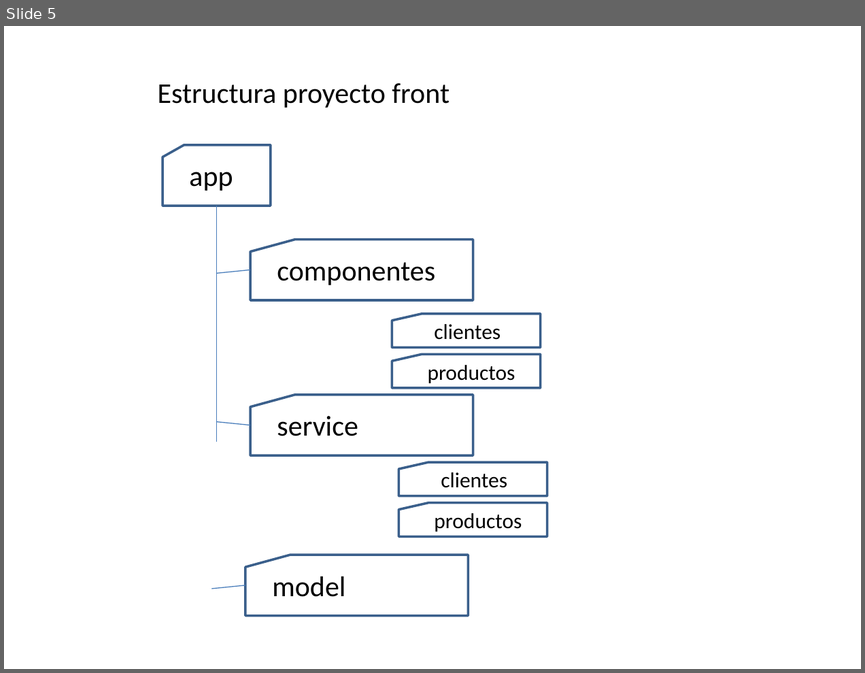
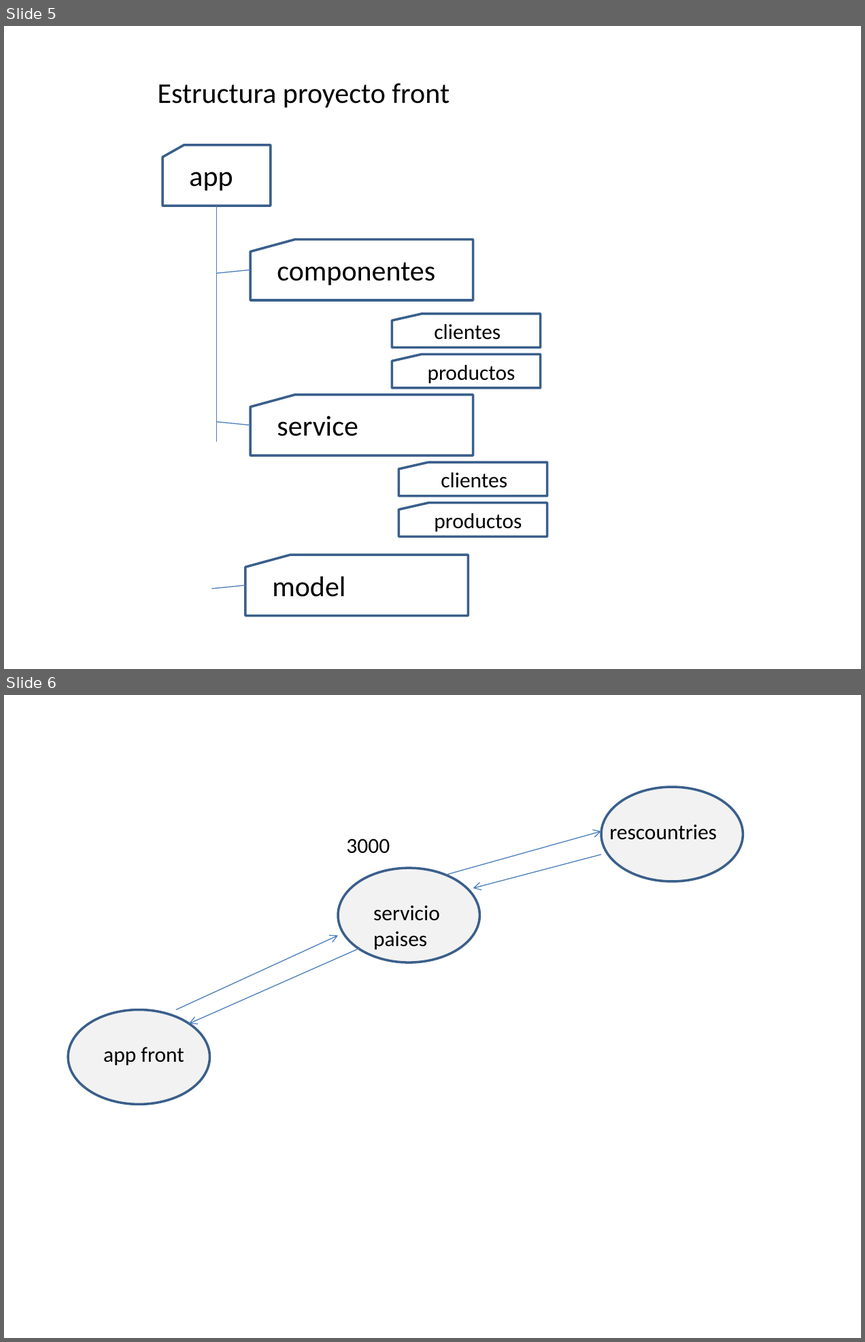
Before and after one commit to amartinsierra/nest2025, a slide deck: pizarra.pptx. Shown one above the other, each under a label of ours: slide 5 before the commit, slides 5 and 6 after it. The pictures are 865x673 and 865x1342 pixels, drawn with LibreOffice and Linux fonts; fonts in the diff are those of the drawing. Boxes give left, top, right and bottom in pixels: in the first picture for what was removed or moved away, otherwise in the second. Text is boxed around its words. In the diff, an @@ line names an element or a change of style, - is before the commit and + after.

```diff
--- a/pizarra.pptx
+++ b/pizarra.pptx
@@ slide 6 added at (x1=4, y1=695, x2=861, y2=1338), background #FFFFFF @@
@@ ellipse added at (x1=601, y1=787, x2=742, y2=881), fill #F2F2F2, outline #3A5F8C 2 pt @@
@@ arrow added from (446, 875) to (601, 831), #4B7EBC 0.75 pt @@
@@ text added at (x1=609, y1=824, x2=717, y2=840), 18 pt, text #000000 @@
+rescountries
@@ text added at (x1=346, y1=838, x2=390, y2=853), 18 pt, text #000000 @@
+3000
@@ arrow added from (601, 854) to (473, 888), #4B7EBC 0.75 pt @@
@@ ellipse added at (x1=338, y1=868, x2=479, y2=962), fill #F2F2F2, outline #3A5F8C 2 pt @@
@@ text added at (x1=373, y1=905, x2=440, y2=949), 18 pt, text #000000 @@
+servicio paises
@@ arrow added from (176, 1009) to (338, 936), #4B7EBC 0.75 pt @@
@@ arrow added from (359, 949) to (189, 1023), #4B7EBC 0.75 pt @@
@@ ellipse added at (x1=68, y1=1009, x2=209, y2=1104), fill #F2F2F2, outline #3A5F8C 2 pt @@
@@ text added at (x1=103, y1=1047, x2=184, y2=1065), 18 pt, text #000000 @@
+app front
```
Also in this commit, not shown: 19 other files.
